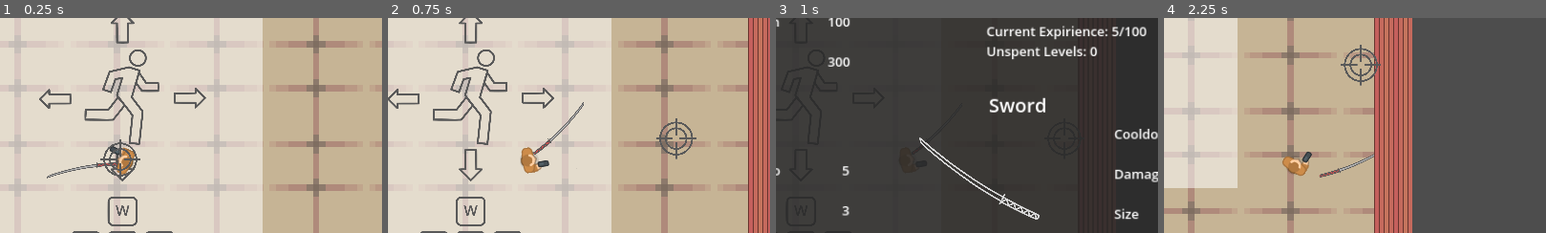
Above: before the commit, frames 1-4 (left to right).
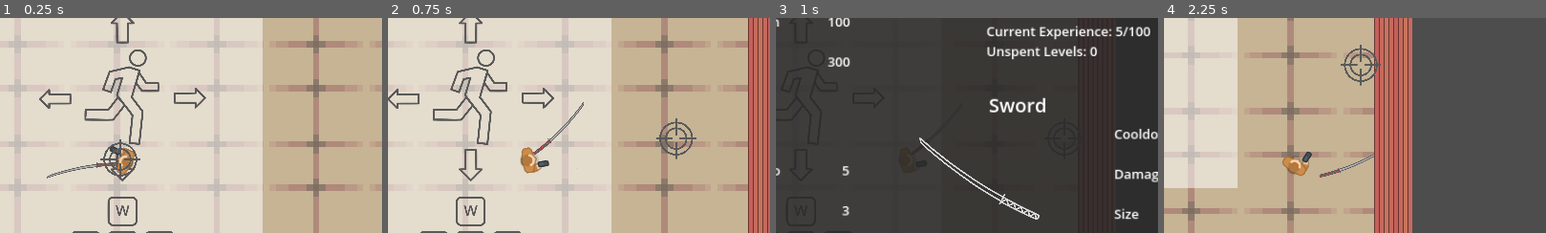
Above: after the commit, the same moments.

Repository: dmq262/Shadow-Stallion
Game: Godot game, scene res://scenes/main.tscn
Two runs of this game, one before a commit and one after it. Both use one fixed random seed, a clock stepped at 60 frames per second and the inputs below. Sound files missing from this copy of the repository are replaced by a short silence.
Inputs (mouse positions are % of the whole screen's width and height, from its top left):
- Up to frame 1 (0.25 s): no input
- Up to frame 2 (0.75 s): tap Enter (next_level) at 0.5 s; move the mouse to (72, 45) at 0.52 s; hold D (move_right) from 0.53 s (still down); tap Shift (dash) at 0.6 s
- Up to frame 3 (1 s): keep holding D (move_right); tap Q (stats) at 0.8 s
- Up to frame 4 (2.25 s): tap Q (stats) at 1.25, 1.35, 2 s; move the mouse to (30, 55) at 1.27 s; release D (move_right) at 1.28 s; hold S (move_down) 1.28-2.03 s; tap Shift (dash) at 1.55 s; move the mouse to (60, 28) at 2.02 s; hold D (move_right) from 2.03 s (still down); right-click (60, 28) at 2.1 s
The pictures show only the part of the screen within x 34-84%, y 17-67%; the shares and areas given below are measured in that part.

Frames 1-2 are identical in both runs. In frame 3, 0.7% of the frame differs, in the area x 74-98%, y 3-9%; in frame 4, nothing differs.

Commit message:
Fix Experience Type

Diff:
--- a/scenes/hud.gd
+++ b/scenes/hud.gd
@@ -70,7 +70,7 @@
 	$stats/gun/gun_stats.text = str(max_ammo) + "\n\n" + str(gun_cooldown) + "\n\n" + str(bullet_speed) + "\n\n" + str(bullet_size) + "\n\n" + str(bullet_damage)
 	$stats/sword/sword_stats.text = str(sword_cooldown) + "\n\n" + str(sword_damage) + "\n\n" + str(sword_size)
 	$stats/dash/dash_stats.text = str(dash_cooldown) + "\n\n" + str(dash_power)
-	$stats/level_points.text = "Current Expirience: " + str(expirience) + "/" + str(max_expirience) + "\nUnspent Levels: " + str(level_points)
+	$stats/level_points.text = "Current Experience: " + str(expirience) + "/" + str(max_expirience) + "\nUnspent Levels: " + str(level_points)
 
 func show_upgrades(level_points, upgrade_increments):
 	if level_points <= 0:
--- a/scenes/room_4.tscn
+++ b/scenes/room_4.tscn
@@ -190,7 +190,6 @@
 
 [node name="CollisionShape2D" type="CollisionShape2D" parent="ChairRightAlt/StaticBody2D"]
 position = Vector2(4, -5.58823)
-scale = Vector2(1, 1)
 shape = SubResource("RectangleShape2D_jskg6")
 
 [node name="unwalkable" parent="ChairRightAlt" instance=ExtResource("8_7g0wi")]
